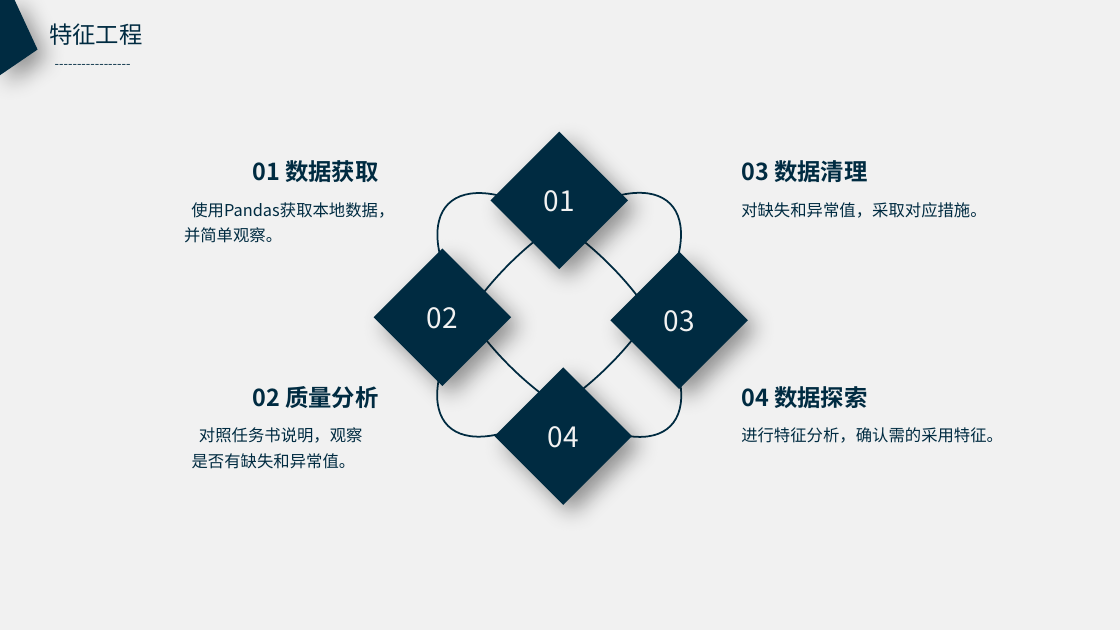
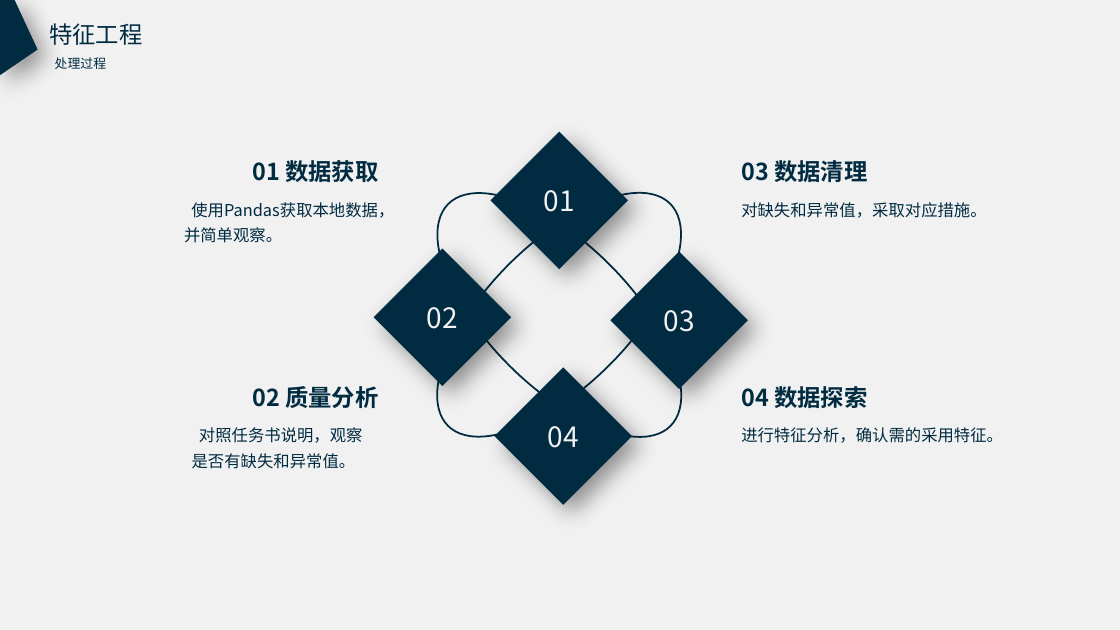
Before and after one commit to l3155/Excercise, a slide deck: slide 4 of 数据分析竞赛_张军军.pptx. Drawn at 1120x630 pixels with LibreOffice and Linux fonts; fonts in the diff are those of the drawing. Boxes give left, top, right and bottom in pixels: in the first picture for what was removed or moved away, otherwise in the second. Text is boxed around its words. In the diff, an @@ line names an element or a change of style, - is before the commit and + after.

```diff
--- a/数据分析竞赛_张军军.pptx
+++ b/数据分析竞赛_张军军.pptx
@@ text at [55,57,106,69]: text changed @@
------------------
+处理过程
```
Also in this commit, not shown: 2 other slides changed.
